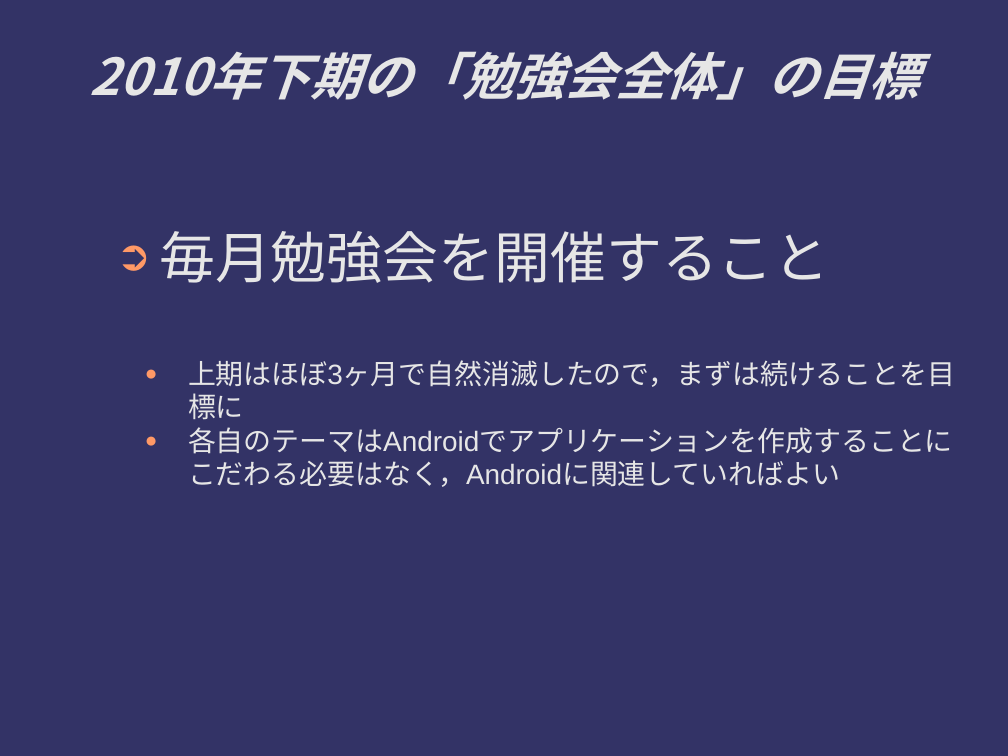
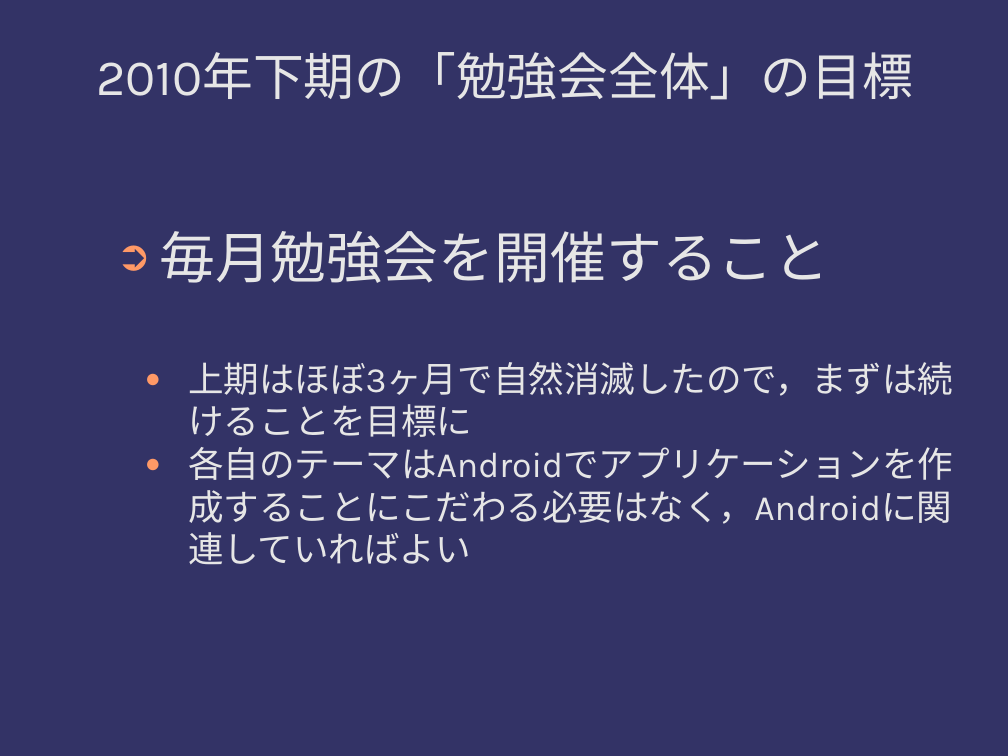
Before and after one commit to red13/presentations, a slide deck: slide 2 of android_20101120/2h_target.odp. Drawn at 1008x756 pixels with LibreOffice and Linux fonts; fonts in the diff are those of the drawing; background and template pictures are left out. Boxes give left, top, right and bottom in pixels: in the first picture for what was removed or moved away, otherwise in the second. Text is boxed around its words. In the diff, an @@ line names an element or a change of style, - is before the commit and + after.

```diff
--- a/android_20101120/2h_target.odp
+++ b/android_20101120/2h_target.odp
@@ title "2010年下期の「勉強会全体」の目標" at (96,52,913,100): font Noto Sans CJK JP to Karla, bold off, italic off @@
@@ text "毎月勉強会を開催すること" at (159,231,953,480): font Noto Sans CJK JP to Karla in "毎月勉強会を開催すること"; size 22 to 28 pt, font Arial to Karla in "上期はほぼ3ヶ月で自然消滅したので，まずは続けることを目標に", "各自のテーマはAndroidでアプリケーションを作成することにこだわる必要はなく，Androidに関連していればよい" @@
```
Also in this commit, not shown: 2 other slides changed, 16 slides added, 1 other file.
